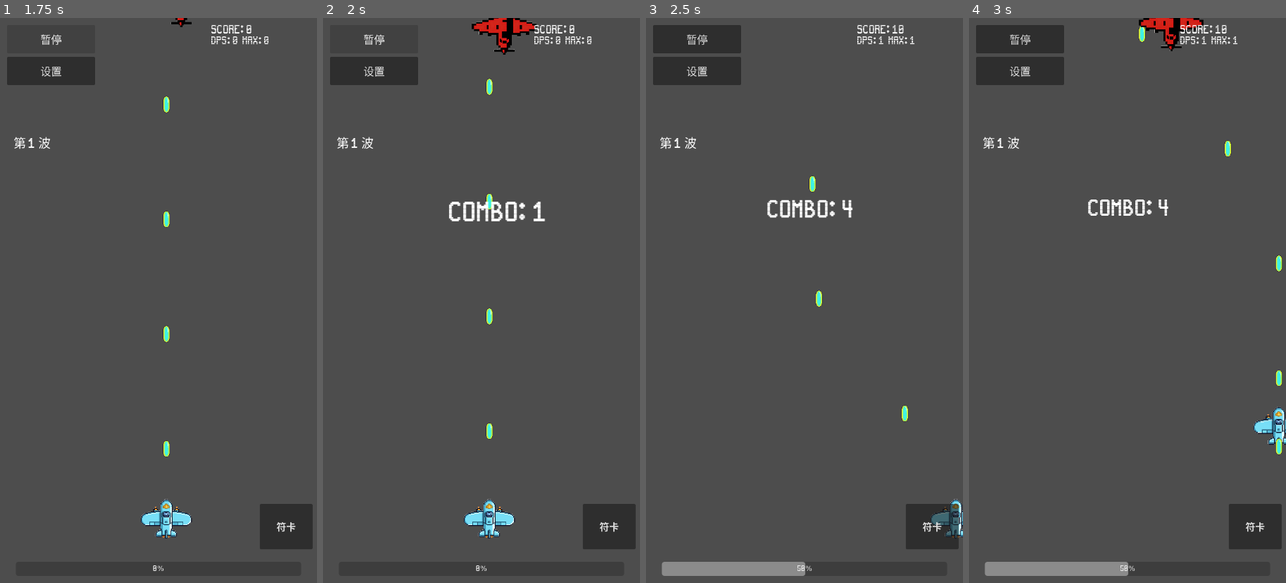
Above: before the commit, frames 1-4 (left to right).
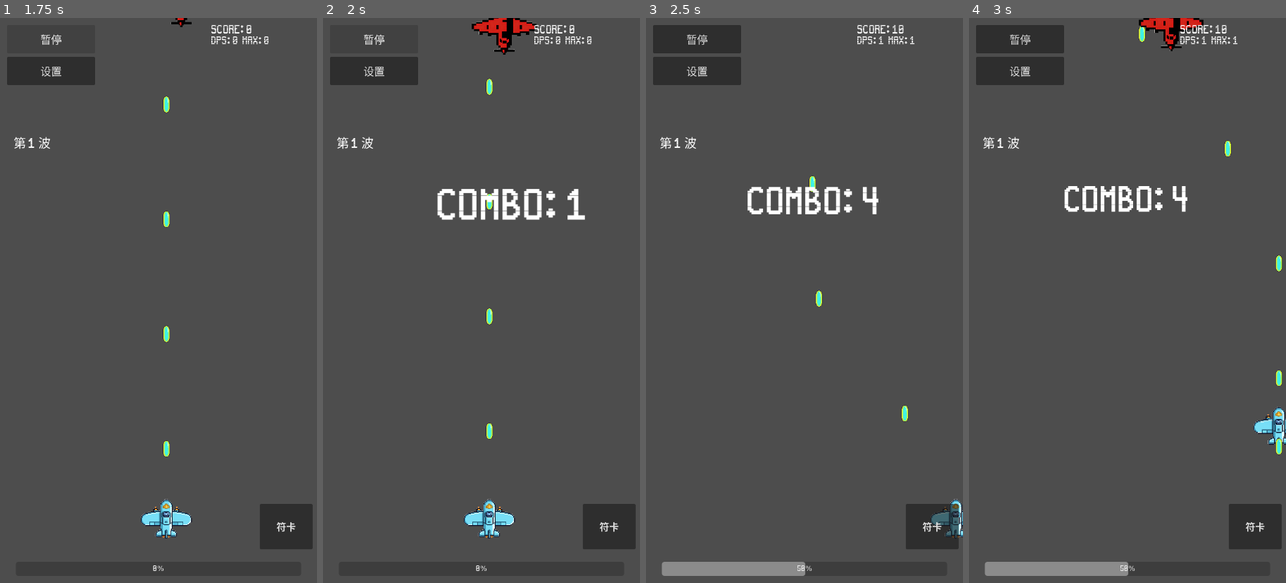
Above: after the commit, the same moments.

Repository: qingzhixing/plane-war
Game: Godot game, scene res://scenes/Main.tscn
Two runs of this game, one before a commit and one after it. Both use one fixed random seed, a clock stepped at 60 frames per second and the inputs below. Sound files missing from this copy of the repository are replaced by a short silence.
Inputs (mouse positions are in pixels of both pictures, inside the frame that each line leads up to):
- Up to frame 1 (1.75 s): click "暂停" at 0.5 s; click "继续" at 1.25 s
- Up to frame 2 (2 s): no input
- Up to frame 3 (2.5 s): tap Enter at 2 s; move the mouse to (874, 272) at 2.02 s; hold D from 2.03 s (still down); tap P at 2.1 s; click (874, 272) at 2.17 s
- Up to frame 4 (3 s): release D at 2.75 s; drag from (1064, 328) to (1133, 51) at 2.77 s

Frame 1 is identical in both runs. In frame 2, 1.4% of the frame differs, in the area x 36-83%, y 30-36%; in frame 3, 1.1%; in frame 4, 1.0%.

Commit message:
🎮 ADD: 增强连击系统与HUD显示
调整了连击标签的显示位置和字体大小，同时在玩家脚本中添加了连击增益的相关变量和逻辑，以提升连击效果的表现和反馈。新增的连击增益包括火速、移动速度、子弹速度和伤害加成，增强了游戏的动态性和策略性。

Made-with: Cursor

Diff:
--- a/scenes/Main.tscn
+++ b/scenes/Main.tscn
@@ -107,11 +107,11 @@
 [node name="ComboLabel" type="Label" parent="HUD/Root" unique_id=1529816770]
 unique_name_in_owner = true
 layout_mode = 0
-offset_left = 195.0
-offset_top = 385.0
-offset_right = 534.0
+offset_left = 1.0
+offset_top = 350.0
+offset_right = 721.0
 offset_bottom = 476.0
-theme_override_font_sizes/font_size = 48
+theme_override_font_sizes/font_size = 74
 text = "Combo: XXX"
 horizontal_alignment = 1
 vertical_alignment = 1
--- a/scripts/main.gd
+++ b/scripts/main.gd
@@ -18,6 +18,7 @@
 var _flat_score_bonus: int = 0
 var _combo_gain_per_hit: int = 1
 var _combo_guard_charges: int = 0
+var _last_combo_buff_tier: int = -1
 
 # 战斗统计（评分 / 连击 / DPS）
 var score: int = 0
@@ -65,6 +66,7 @@
 
 func _process(delta: float) -> void:
 	_update_combo(delta)
+	_update_combo_buffs()
 	_update_dps()
 	_update_bomb(delta)
 
@@ -274,6 +276,16 @@
 func _update_combo(_delta: float) -> void:
 	# 连击由命中累加，被击中时清空；不做超时衰减
 	pass
+
+
+func _update_combo_buffs() -> void:
+	var tier := _get_combo_buff_tier(combo)
+	if tier == _last_combo_buff_tier:
+		return
+	_last_combo_buff_tier = tier
+	var p := get_node_or_null(player_path)
+	if p != null and p.has_method("set_combo_buff_tier"):
+		p.set_combo_buff_tier(tier)
 
 
 func _update_dps() -> void:
@@ -365,6 +377,18 @@
 		return 3.0
 
 
+func _get_combo_buff_tier(current_combo: int) -> int:
+	if current_combo >= 100:
+		return 4
+	if current_combo >= 50:
+		return 3
+	if current_combo >= 25:
+		return 2
+	if current_combo >= 10:
+		return 1
+	return 0
+
+
 func _load_records() -> void:
 	var cfg := ConfigFile.new()
 	var err := cfg.load(_RECORDS_FILE_PATH)
--- a/scripts/player.gd
+++ b/scripts/player.gd
@@ -17,6 +17,10 @@
 var _spread_rad_per_bullet: float = 0.12
 const _min_spread_rad_per_bullet: float = 0.015
 var _boss_damage_multiplier: float = 1.0
+var _combo_fire_rate_mult: float = 1.0
+var _combo_move_speed_mult: float = 1.0
+var _combo_bullet_speed_mult: float = 1.0
+var _combo_damage_bonus: int = 0
 @onready var _fallback_bullet_scene: PackedScene = preload("res://scenes/bullets/PlayerBullet.tscn")
 
 func _ready() -> void:
@@ -73,7 +77,7 @@
 	if Input.is_key_pressed(KEY_D) or Input.is_key_pressed(KEY_RIGHT):
 		dir.x += 1.0
 	if dir != Vector2.ZERO:
-		global_position += dir.normalized() * move_speed * keyboard_speed_multiplier * delta
+		global_position += dir.normalized() * move_speed * _combo_move_speed_mult * keyboard_speed_multiplier * delta
 
 	var viewport_rect := get_viewport_rect()
 	var margin := 16.0
@@ -83,10 +87,13 @@
 	global_position = clamped
 
 func _update_shooting(delta: float) -> void:
+	var effective_interval := fire_interval / maxf(0.1, _combo_fire_rate_mult)
+	if _fire_timer > effective_interval:
+		_fire_timer = effective_interval
 	_fire_timer -= delta
 	_shoot_sfx_timer -= delta
 	if _fire_timer <= 0.0:
-		_fire_timer = fire_interval
+		_fire_timer = effective_interval
 		_spawn_bullet()
 		_play_shoot_sfx()
 
@@ -101,9 +108,9 @@
 		var bullet := bullet_scene.instantiate()
 		bullet.global_position = global_position + Vector2(0, -20)
 		if "damage" in bullet:
-			bullet.damage = bullet_damage
+			bullet.damage = bullet_damage + _combo_damage_bonus
 		if "speed" in bullet:
-			bullet.speed = bullet_speed
+			bullet.speed = bullet_speed * _combo_bullet_speed_mult
 		if bullet.has_method("set_direction"):
 			bullet.set_direction(dir)
 		if bullet.has_method("set_boss_damage_multiplier"):
@@ -126,6 +133,29 @@
 
 func get_boss_damage_multiplier() -> float:
 	return _boss_damage_multiplier
+
+
+func set_combo_buff_tier(tier: int) -> void:
+	_combo_fire_rate_mult = 1.0
+	_combo_move_speed_mult = 1.0
+	_combo_bullet_speed_mult = 1.0
+	_combo_damage_bonus = 0
+
+	match tier:
+		1:
+			_combo_fire_rate_mult = 1.08
+		2:
+			_combo_fire_rate_mult = 1.08
+			_combo_move_speed_mult = 1.10
+		3:
+			_combo_fire_rate_mult = 1.08
+			_combo_move_speed_mult = 1.10
+			_combo_damage_bonus = 1
+		4:
+			_combo_fire_rate_mult = 1.35
+			_combo_move_speed_mult = 1.20
+			_combo_bullet_speed_mult = 1.15
+			_combo_damage_bonus = 1
 
 
 func release_pointer() -> void:
